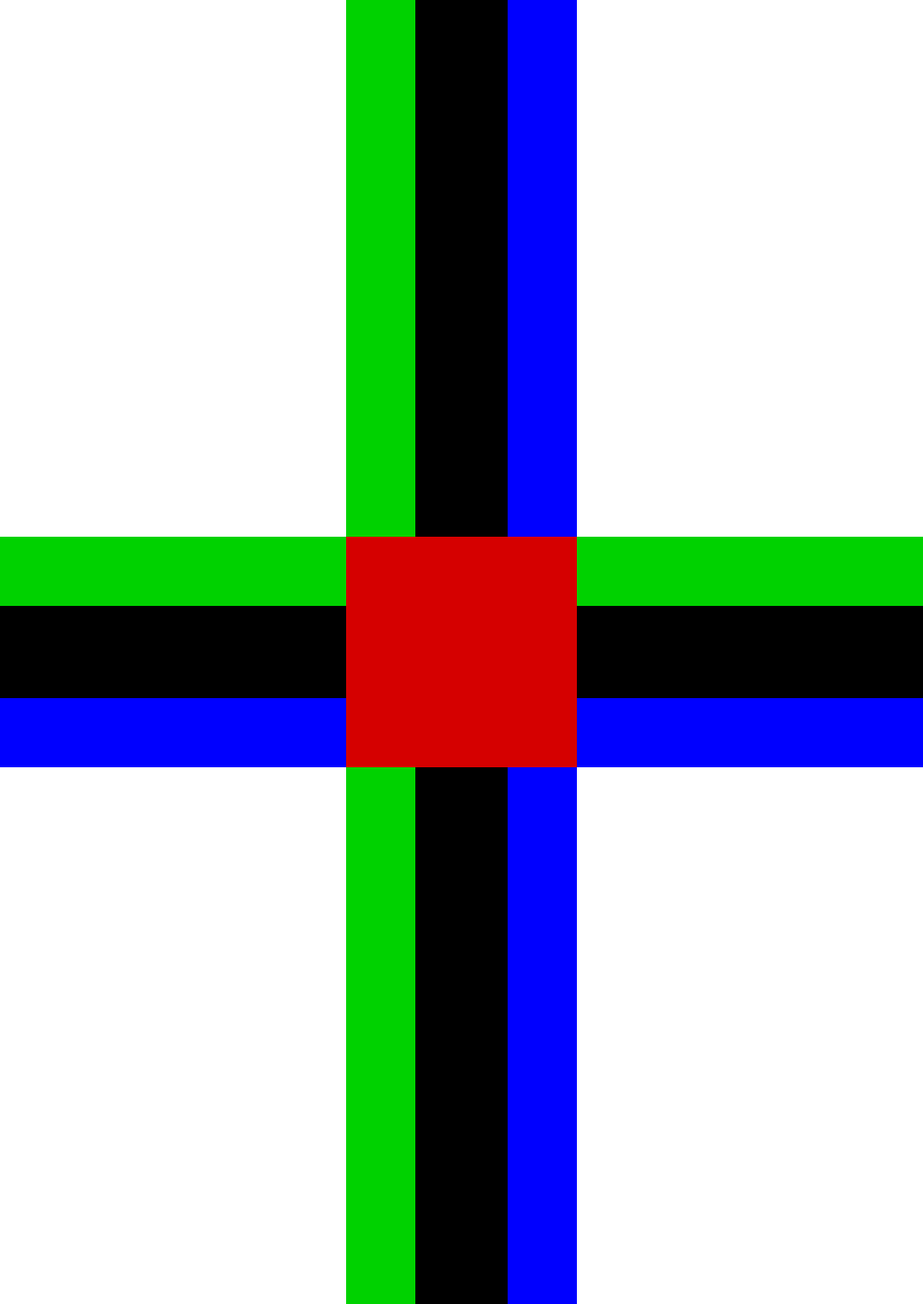
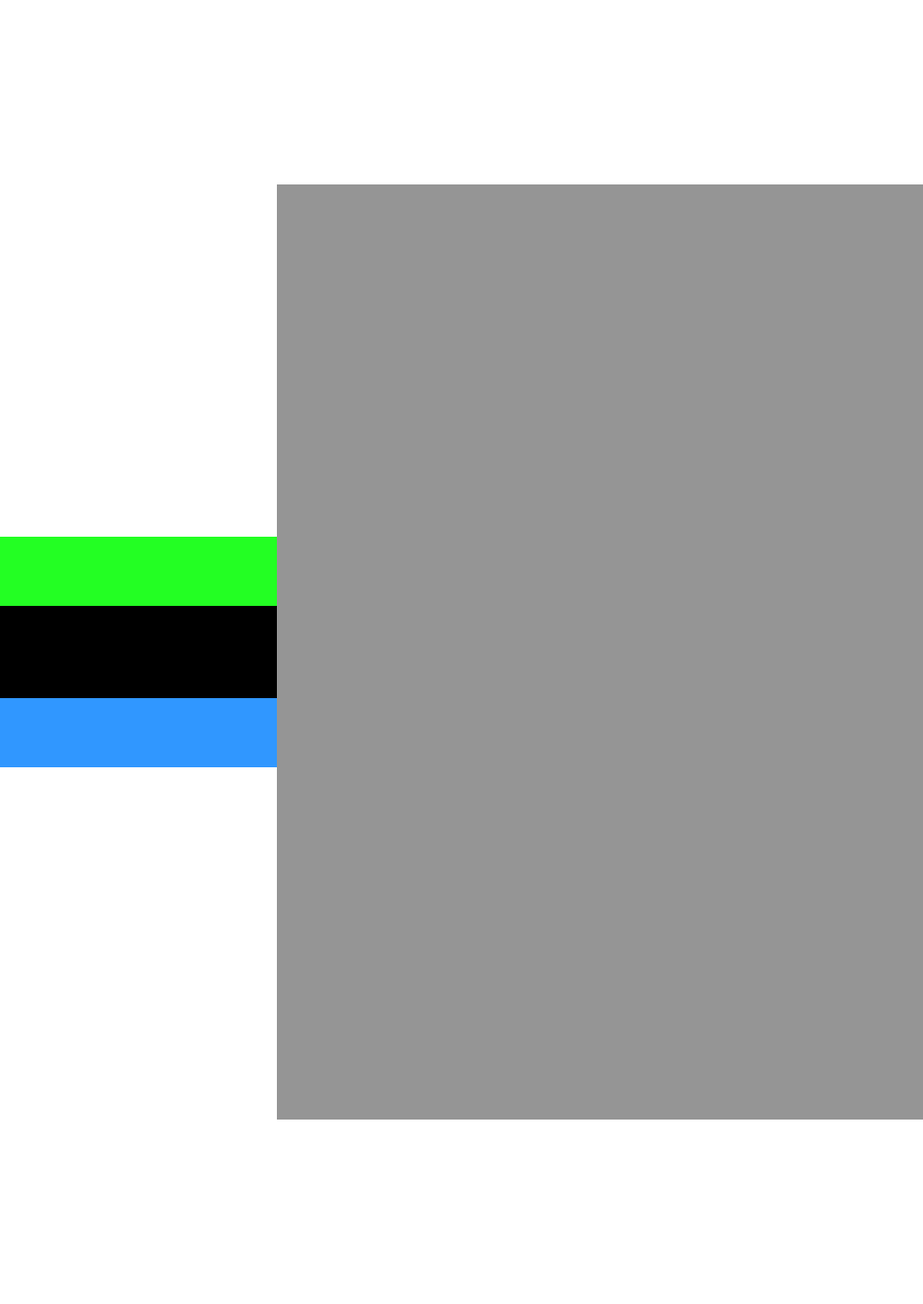
Revision of a layered w=923, h=1304 image; what changed, layer by layer:
hid "Layer", painted on it over [299, 490, 623, 814]
showed "B", painted on it over [276, 184, 923, 1120]
renamed "Pasted Layer" to "Left", painted on it over [0, 536, 462, 768]
renamed "Layer #1" to "Right", painted on it over [461, 536, 923, 768]
renamed "Layer #2" to "Down", hid it, painted on it over [345, 652, 577, 1304]
renamed "Background" to "Up", painted on it over [0, 0, 923, 1304]
